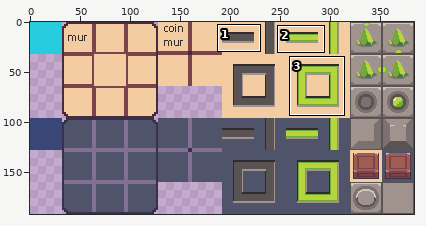
Two versions of one sprite sheet, assets/images/tilemap.png. Above: a wide view before the commit, with the close-up outlined.
Close-up. The starting point:
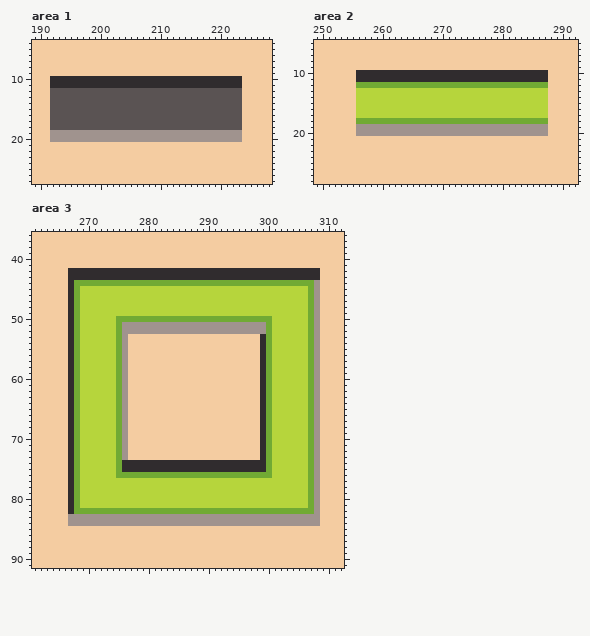
The file is 384x192 pixels. Shown: area 1: x 189..228, y 4..27; area 2: x 249..292, y 5..28; area 3: x 261..312, y 36..91. The commit also changed other parts of the picture, which this record leaves out.
The same view after the edit:
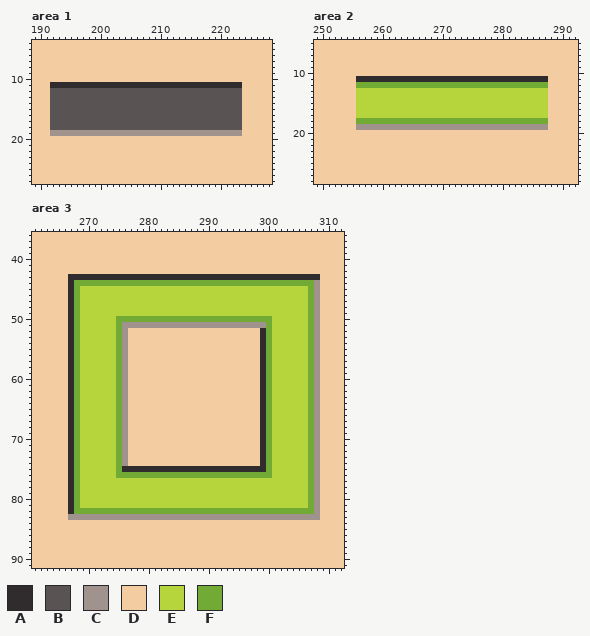
Palette (. is transparent): A #302c2e  B #5a5353  C #a0938e  D #f4cca1  E #b6d53c  F #71aa34
From old to new:
Area 1:
The author changed colour A to colour D in row 10 at x 192 to 223.
The author changed colour C to colour D in row 20 at x 192 to 223.
Area 2:
The author changed colour A to colour D in row 10 at x 256 to 287.
The author changed colour C to colour D in row 20 at x 256 to 287.
Area 3:
The author changed colour C to colour A in row 52 at x 299.
The author changed colour A to colour C in row 74 at x 276.
The author changed colour A to colour D in row 42 at x 267 to 308; in row 74 at x 277 to 298.
The author changed colour C to colour D in row 52 at x 277 to 298; in row 84 at x 267 to 308.
Boxes around the changes in both close-ups, in picture pixels (x1, y1, x2, y2):
changed: (50, 76, 242, 82)
changed: (50, 136, 242, 142)
changed: (356, 70, 548, 76)
changed: (356, 130, 548, 136)
changed: (68, 268, 320, 274)
changed: (128, 328, 266, 334)
changed: (122, 460, 260, 466)
changed: (68, 520, 320, 526)
